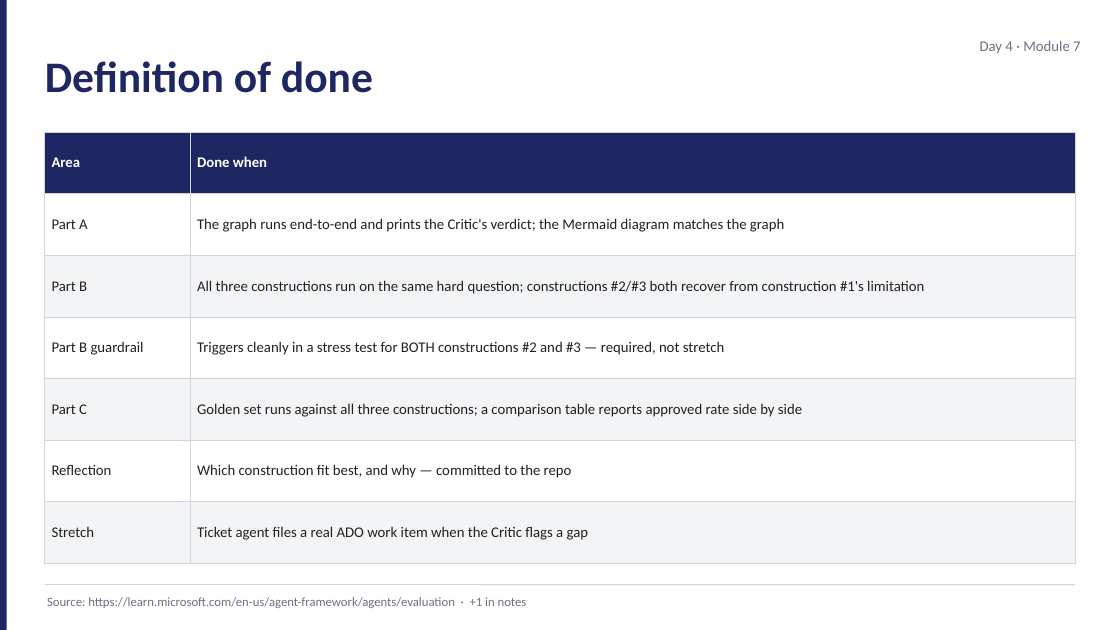
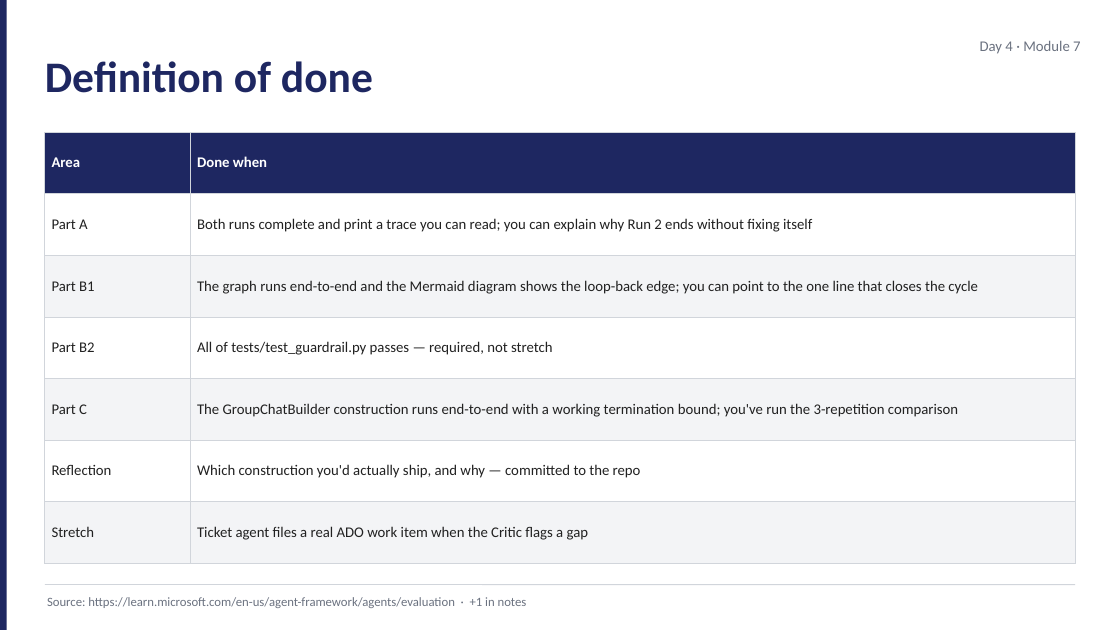
Before and after one commit to JimPiquant/Building-AI-Apps-and-Agents, a slide deck: slide 11 of decks/day4/module-7-lab-kickoff.pptx. Drawn at 1120x630 pixels with LibreOffice and Linux fonts; fonts in the diff are those of the drawing. Boxes give left, top, right and bottom in pixels: in the first picture for what was removed or moved away, otherwise in the second. Text is boxed around its words. In the diff, an @@ line names an element or a change of style, - is before the commit and + after.

```diff
--- a/decks/day4/module-7-lab-kickoff.pptx
+++ b/decks/day4/module-7-lab-kickoff.pptx
@@ table at (45, 132, 1075, 544) @@
-row 2, column 2: The graph runs end-to-end and prints the Critic's verdict; the Mermaid diagram matches the graph
+row 2, column 2: Both runs complete and print a trace you can read; you can explain why Run 2 ends without fixing itself
-row 3, column 1: Part B
+row 3, column 1: Part B1
-row 3, column 2: All three constructions run on the same hard question; constructions #2/#3 both recover from construction #1's limitation
+row 3, column 2: The graph runs end-to-end and the Mermaid diagram shows the loop-back edge; you can point to the one line that closes the cycle
-row 4, column 1: Part B guardrail
+row 4, column 1: Part B2
-row 4, column 2: Triggers cleanly in a stress test for BOTH constructions #2 and #3 — required, not stretch
+row 4, column 2: All of tests/test_guardrail.py passes — required, not stretch
-row 5, column 2: Golden set runs against all three constructions; a comparison table reports approved rate side by side
+row 5, column 2: The GroupChatBuilder construction runs end-to-end with a working termination bound; you've run the 3-repetition comparison
-row 6, column 2: Which construction fit best, and why — committed to the repo
+row 6, column 2: Which construction you'd actually ship, and why — committed to the repo
```
Also in this commit, not shown: 11 other slides changed, 18 other files.
